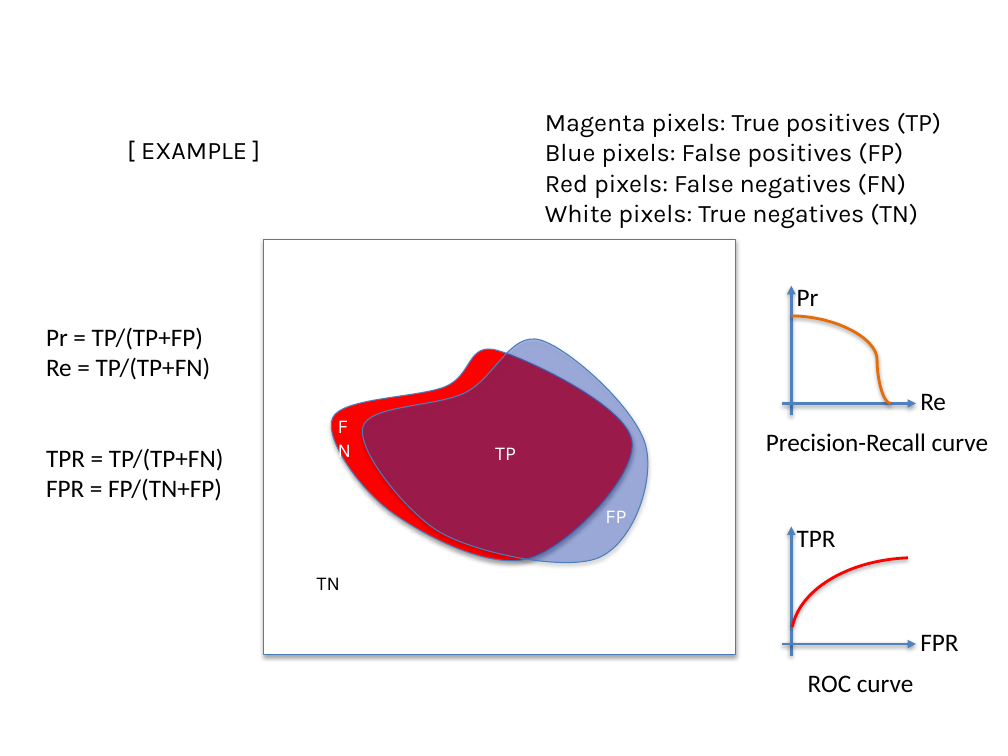
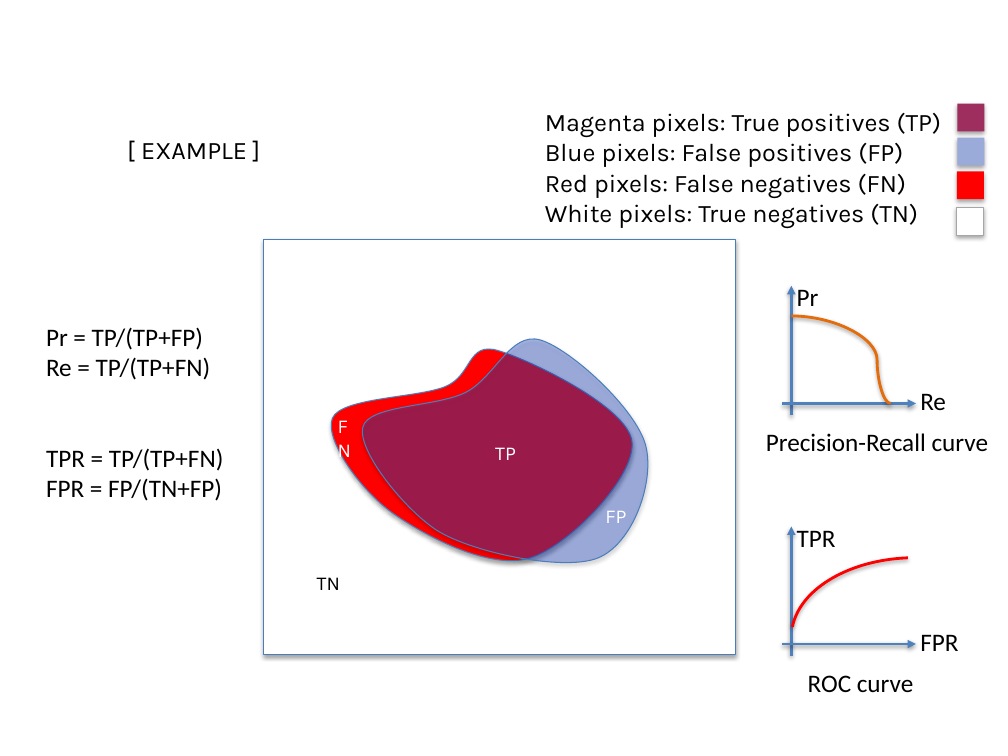
Before and after one commit to domingomery/patrones, a slide deck: slide 22 of clases/Cap05_Evaluacion/presentations/PAT05_ConfusionMatrix.pptx (slide 16 before the commit). Drawn at 1008x756 pixels with LibreOffice and Linux fonts; fonts in the diff are those of the drawing. Boxes give left, top, right and bottom in pixels: in the first picture for what was removed or moved away, otherwise in the second. Text is boxed around its words. In the diff, an @@ line names an element or a change of style, - is before the commit and + after.

```diff
--- a/clases/Cap05_Evaluacion/presentations/PAT05_ConfusionMatrix.pptx
+++ b/clases/Cap05_Evaluacion/presentations/PAT05_ConfusionMatrix.pptx
@@ rectangle added at (x1=958, y1=104, x2=985, y2=132), fill #9D2E5D @@
@@ rectangle added at (x1=958, y1=138, x2=985, y2=166), fill #9AABDA @@
@@ rectangle added at (x1=957, y1=171, x2=984, y2=200), fill #FF0000 @@
@@ rectangle added at (x1=957, y1=208, x2=984, y2=236), fill #FFFFFF, outline #A6A6A6 0.75 pt @@
```
Also in this commit, not shown: 6 other slides changed, 9 slides added, 2 slides removed, 5 other files.
